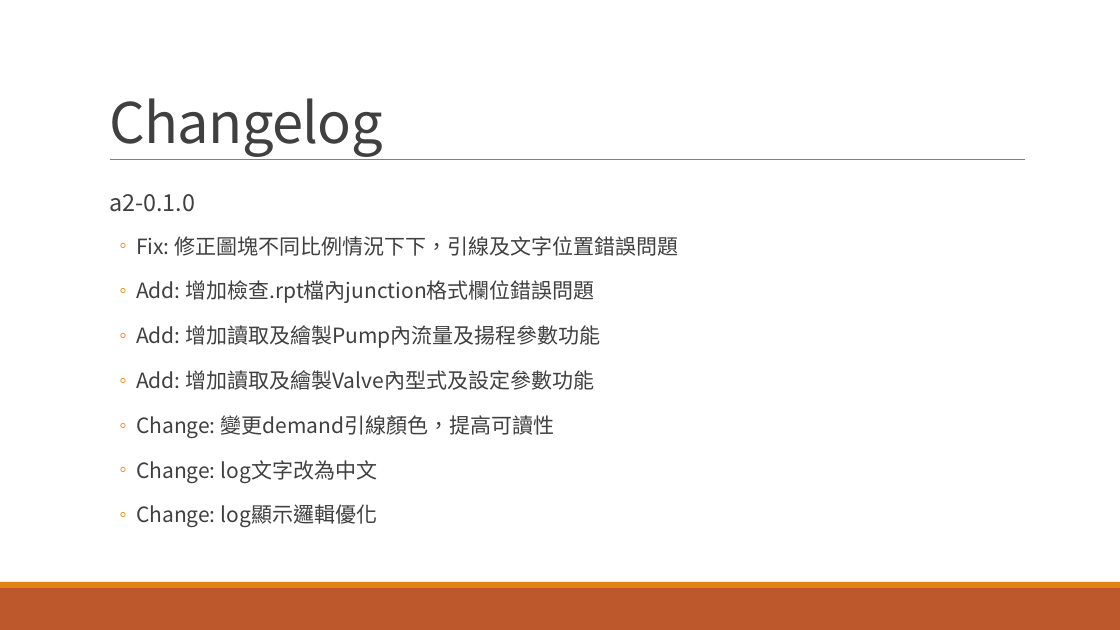
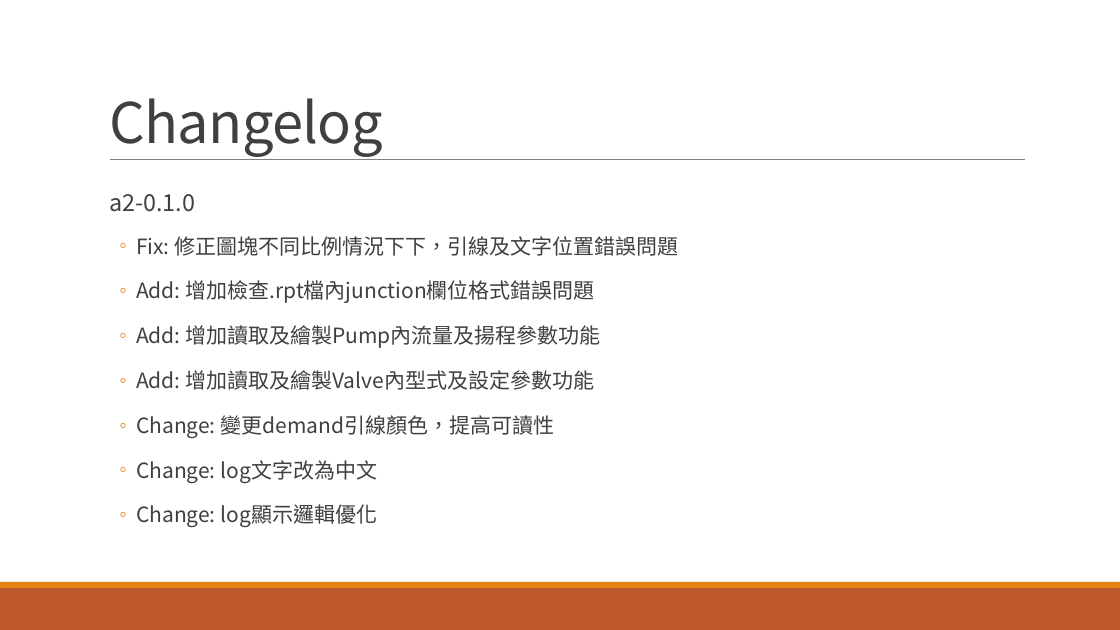
Before and after one commit to lihsin2000/epa2hydchart, a slide deck: slide 2 of 程式說明.pptx. Drawn at 1120x630 pixels with LibreOffice and Linux fonts; fonts in the diff are those of the drawing. Boxes give left, top, right and bottom in pixels: in the first picture for what was removed or moved away, otherwise in the second. Text is boxed around its words. In the diff, an @@ line names an element or a change of style, - is before the commit and + after.

```diff
--- a/程式說明.pptx
+++ b/程式說明.pptx
@@ text at (136, 280, 595, 303): text changed @@
-  ◦ Add: 增加檢查.rpt檔內junction格式欄位錯誤問題
+  ◦ Add: 增加檢查.rpt檔內junction欄位格式錯誤問題
```
Also in this commit, not shown: 1 other file.
